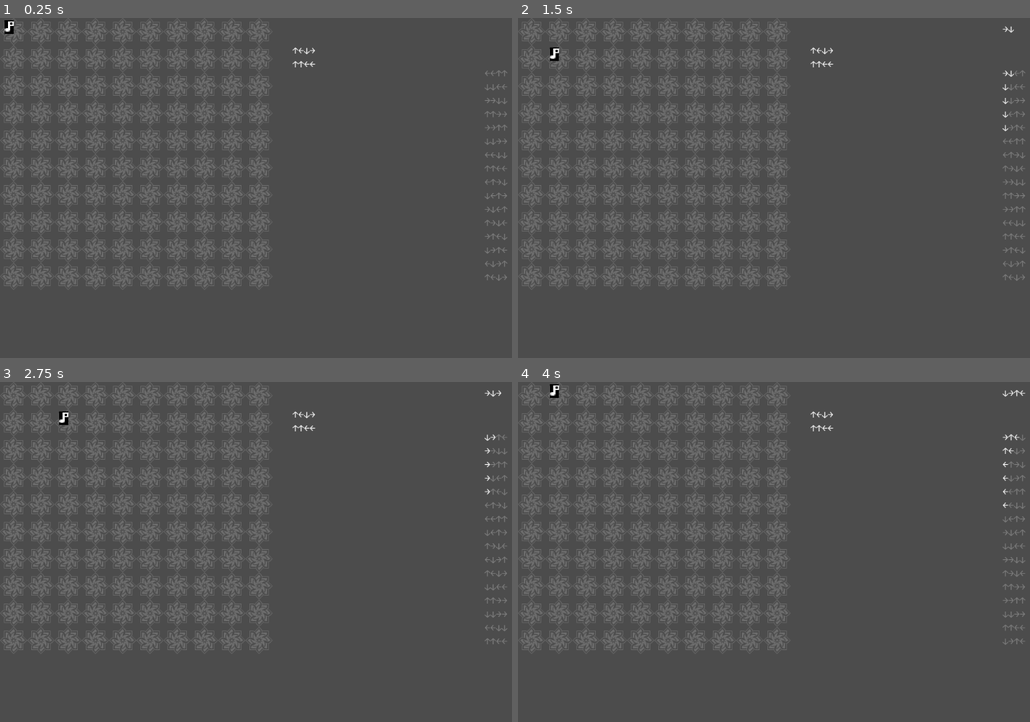
Above: before the commit, frames 1-4 (two rows, left to right).
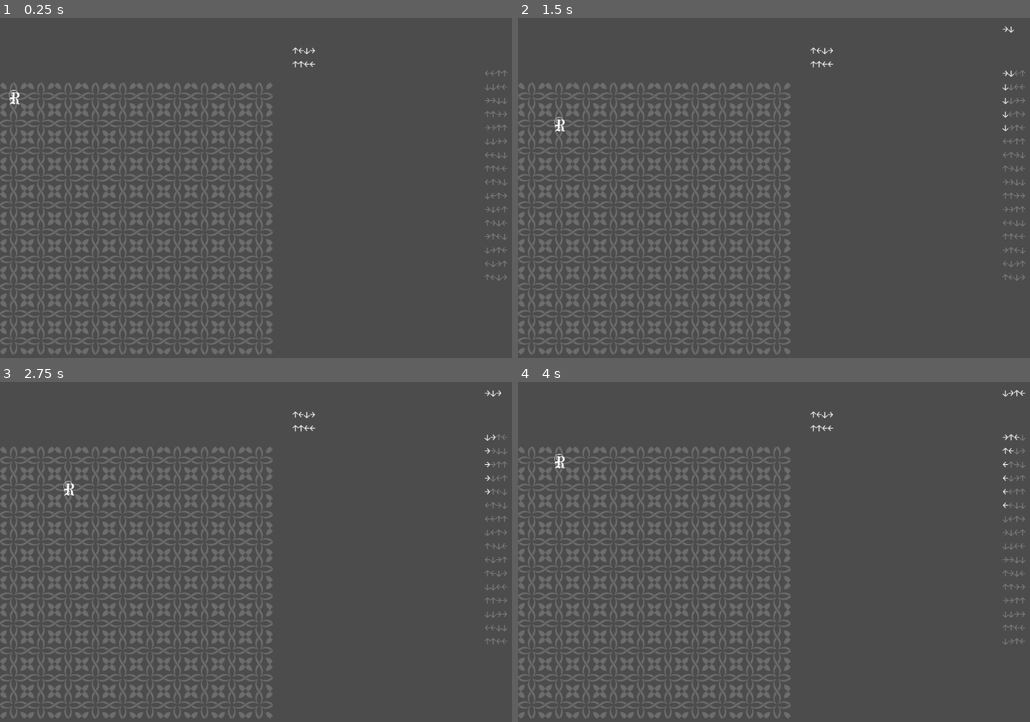
Above: after the commit, the same moments.

Repository: redxaxder/7DRL2023
Game: Godot game, scene res://testbed.tscn
Two runs of this game, one before a commit and one after it. Both use one fixed random seed, a clock stepped at 60 frames per second and the inputs below. The project has no main scene, so this scene is started directly.
Inputs:
- Up to frame 1 (0.25 s): no input
- Up to frame 2 (1.5 s): tap Enter at 0.5 s; hold D (right) 0.53-1.28 s; tap Space at 1.25 s; hold S (down) from 1.28 s (still down)
- Up to frame 3 (2.75 s): tap Enter at 2 s; release S (down) at 2.03 s; hold D (right) from 2.03 s (still down)
- Up to frame 4 (4 s): tap Space at 2.75 s; release D (right) at 2.78 s; hold W (up) 2.78-3.53 s; tap Enter at 3.5 s; hold A (left) from 3.53 s (still down)

The runs differ from the first frame. In frame 1, 12% of the frame differs, in the area x 0-54%, y 0-99%; in frame 2, 12%; in frame 3, 12%; in frame 4, 12%.

Commit message:
use decorative character as glyph

Diff:
--- a/testbed.gd
+++ b/testbed.gd
@@ -50,7 +50,7 @@
 func get_dancer_glyph(_d: Dancer) -> Glyph:
 	#TODO: different dancers look different
 	var g = Glyph.new()
-	g.index = 13
+	g.character = "R"
 	return g
 
 var dance_orbit: Array = []
--- a/testbed.tscn
+++ b/testbed.tscn
@@ -9,8 +9,9 @@
 script = ExtResource( 3 )
 
 [node name="dance" type="Control" parent="."]
+margin_top = 114.0
 margin_right = 480.0
-margin_bottom = 480.0
+margin_bottom = 594.0
 
 [node name="dance_floor_background" type="GridContainer" parent="dance"]
 modulate = Color( 1, 1, 1, 0.184314 )
@@ -21,7 +22,7 @@
 custom_constants/hseparation = 0
 columns = 10
 script = ExtResource( 4 )
-pattern = "E"
+pattern = "N"
 
 [node name="dance_floor" type="Control" parent="dance"]
 anchor_right = 1.0
--- a/ui/arrow_style.tres
+++ b/ui/arrow_style.tres
@@ -3,6 +3,8 @@
 [ext_resource path="res://resources/FiraCode-Regular.ttf" type="DynamicFontData" id=1]
 
 [sub_resource type="DynamicFont" id=1]
+use_mipmaps = true
+use_filter = true
 font_data = ExtResource( 1 )
 
 [resource]
--- a/ui/floor_tile.tres
+++ b/ui/floor_tile.tres
@@ -4,6 +4,8 @@
 
 [sub_resource type="DynamicFont" id=1]
 size = 48
+use_mipmaps = true
+use_filter = true
 font_data = ExtResource( 1 )
 
 [resource]
--- a/ui/glyph.gd
+++ b/ui/glyph.gd
@@ -5,60 +5,33 @@
 class_name Glyph
 
 
-const cell_width: int = 64
-const cell_height: int = 96
-const scale_factor: float = 1.0 / 4.0
+const cell_width: int = 32
+const cell_height: int = 32
 const cell_size: Vector2 = Vector2(cell_width,cell_height)
+const shift: Vector2 = Vector2(0,-3)
 
-export var index: int = -1 setget set_index
-export var opaque: bool = true setget set_opaque
-#export var normals := true
+export var character: String = "A" setget set_character
 
-const opaque_atlas: Texture = preload("res://resources/curses_8_12_scaled_x8.png")
-#const transparent_atlas: Texture = preload("res://resources/curses_8_12_scaled_x8.png") #FIXME: use an actual transparent atlas
+const font: DynamicFont = preload("res://ui/glyph.tres")
 
-#const normal_atlas: Texture = preload("res://resources/curses_8_12_scaled_x8_normal.png")
+var _label: Label = null
 
 func _ready():
-	self.scale = Vector2(scale_factor, scale_factor)
+	centered = false
 	_refresh()
 
-func set_index(_index: int):
-	index = _index
+func set_character(x):
+	character = x
 	_refresh()
 
-func set_opaque(_opaque: bool):
-	opaque = _opaque
-	_refresh()
+func _refresh():
+	if !_label:
+		_label = Label.new()
+		_label.add_font_override("font", font)
+		add_child(_label)
+		_label.align = _label.ALIGN_CENTER
+		_label.rect_position = shift
+	_label.text = character
 
-static func from(s: String) -> int:
-	var i = -1
-	if s.length() > 0:
-		i =  s.to_ascii()[0]
-	return i
-
-func _refresh():
-	texture = AtlasTexture.new()
-	#if opaque:
-	texture.atlas = opaque_atlas
-	#else:
-	#	texture.atlas = transparent_atlas
-
-#	if normals:
-#		normal_map = AtlasTexture.new()
-#		normal_map.atlas = normal_atlas
-
-	var region: Rect2
-	if index < 0 || index > 255:
-#		push_warning("glyph index out of bounds")
-		region = Rect2(0,0,cell_width,cell_height)
-	else:
-		var nx = (index % 16) * cell_width
-# warning-ignore:integer_division
-		var ny = (int(index) / int(16)) * cell_height
-		region = Rect2(nx, ny, cell_width, cell_height)
-	texture.region = region
-#	if normals:
-#		normal_map.region = region
 	if Engine.editor_hint: # the script is running in the editor!
 		property_list_changed_notify()
--- /dev/null
+++ b/ui/glyph.tres
@@ -0,0 +1,8 @@
+[gd_resource type="DynamicFont" load_steps=2 format=2]
+
+[ext_resource path="res://resources/AngloText.ttf" type="DynamicFontData" id=1]
+
+[resource]
+size = 32
+use_mipmaps = true
+font_data = ExtResource( 1 )
Binary file added: resources/AngloText.ttf
Binary file added: resources/MorrisInitialen.ttf
